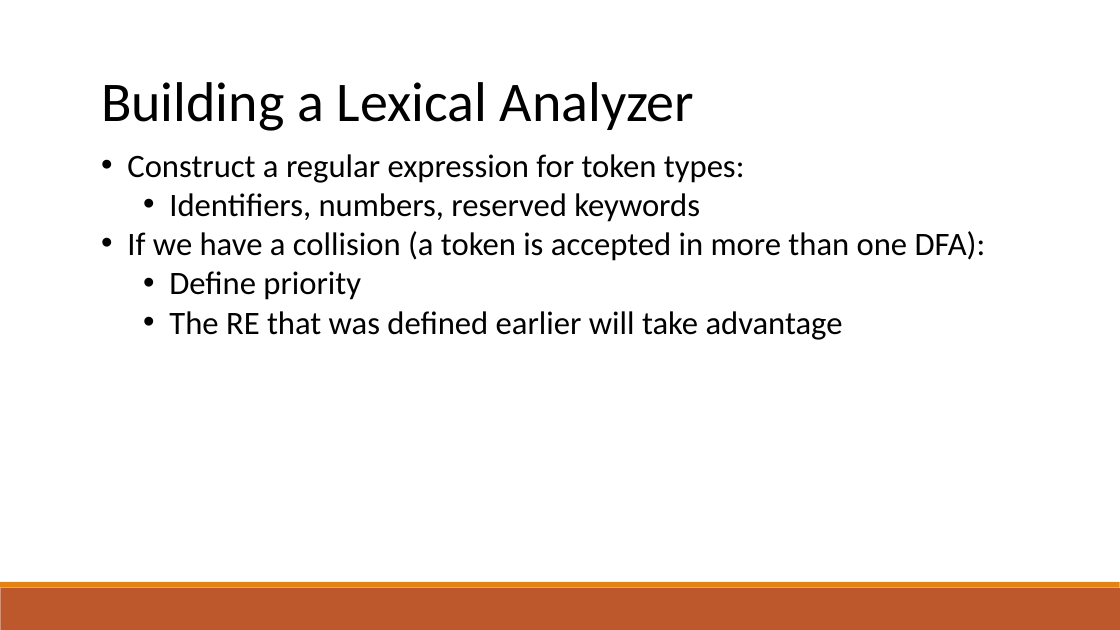
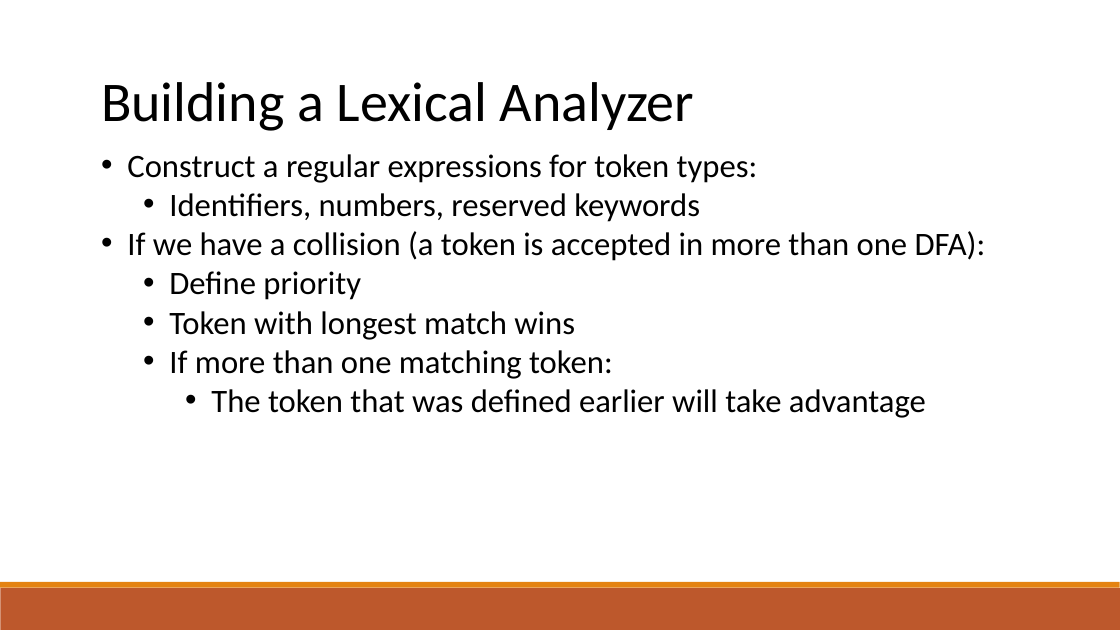
Before and after one commit to raghadzeidan/COMPILATION_TAU_FOR_STUDENTS, a slide deck: slide 82 of new_slides/lexical_analysis.pptx. Drawn at 1120x630 pixels with LibreOffice and Linux fonts; fonts in the diff are those of the drawing. Boxes give left, top, right and bottom in pixels: in the first picture for what was removed or moved away, otherwise in the second. Text is boxed around its words. In the diff, an @@ line names an element or a change of style, - is before the commit and + after.

```diff
--- a/new_slides/lexical_analysis.pptx
+++ b/new_slides/lexical_analysis.pptx
@@ text at (127, 154, 758, 183): text changed @@
-• Construct a regular expression for token types:
+• Construct a regular expressions for token types:
@@ text at (169, 311, 926, 418): text changed @@
-  • The RE that was defined earlier will take advantage
+  • Token with longest match wins
+  • If more than one matching token:
+    • The token that was defined earlier will take advantage
```
Also in this commit, not shown: 17 other slides changed, 23 slides added, 1 other file.
